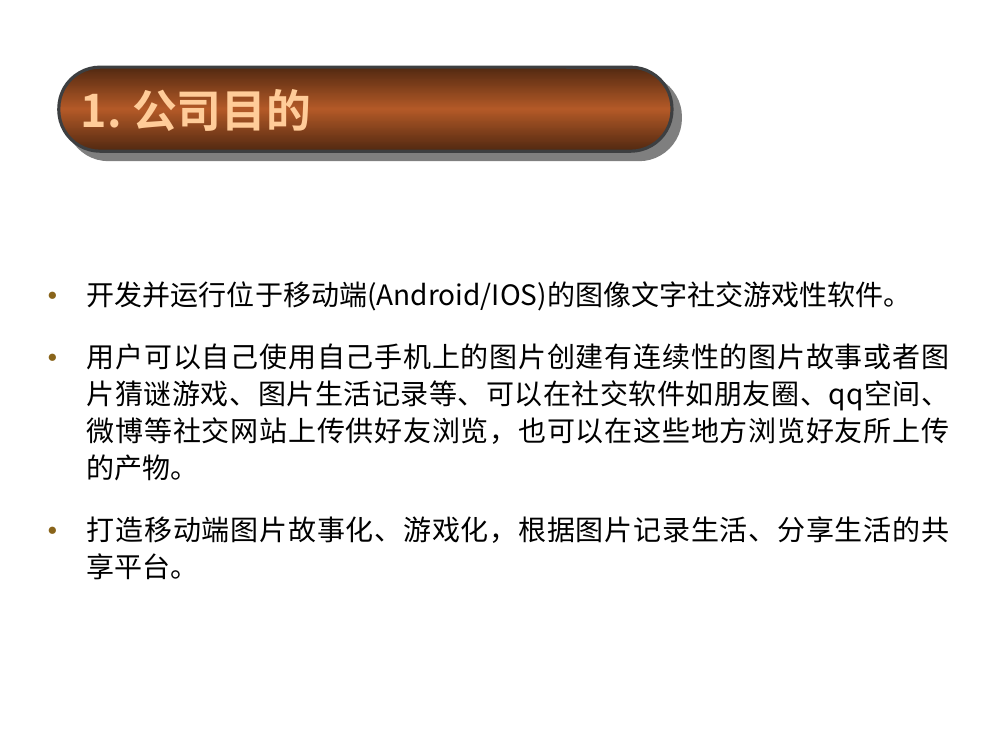
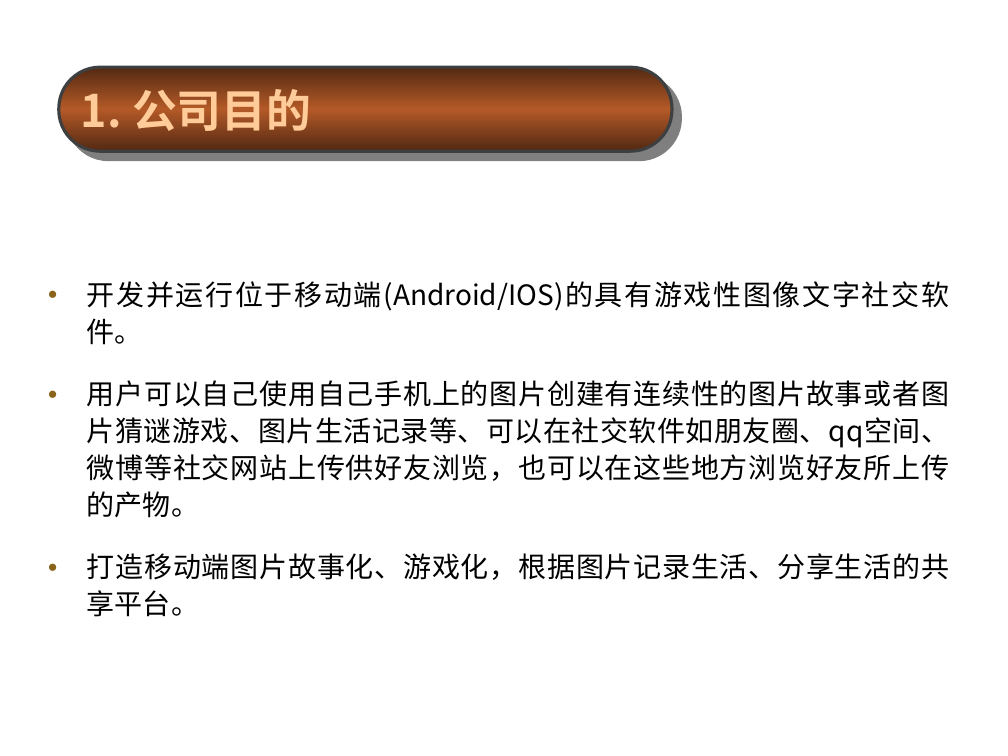
Before and after one commit to cylong1016/Via, a slide deck: slide 3 of doc/商业企划书_new.ppt. Drawn at 1008x756 pixels with LibreOffice and Linux fonts; fonts in the diff are those of the drawing; background and template pictures are left out. Boxes give left, top, right and bottom in pixels: in the first picture for what was removed or moved away, otherwise in the second. Text is boxed around its words. In the diff, an @@ line names an element or a change of style, - is before the commit and + after.

```diff
--- a/doc/商业企划书_new.ppt
+++ b/doc/商业企划书_new.ppt
@@ text at [87,281,949,345]: text changed @@
-● 开发并运行位于移动端(Android/IOS)的图像文字社交游戏性软件。
+● 开发并运行位于移动端(Android/IOS)的具有游戏性图像文字社交软件。
```
Also in this commit, not shown: 11 other slides changed, 1 other file.
